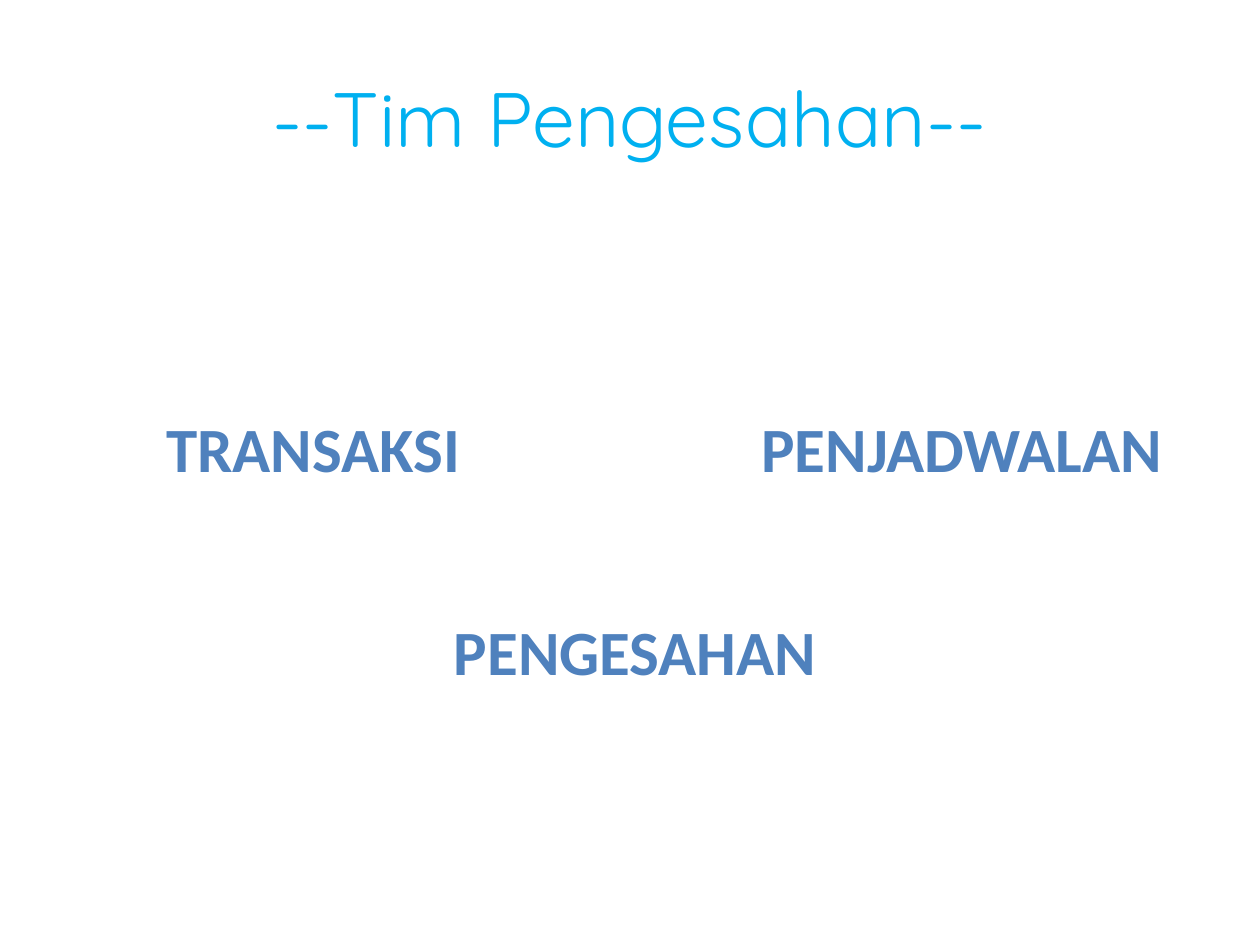
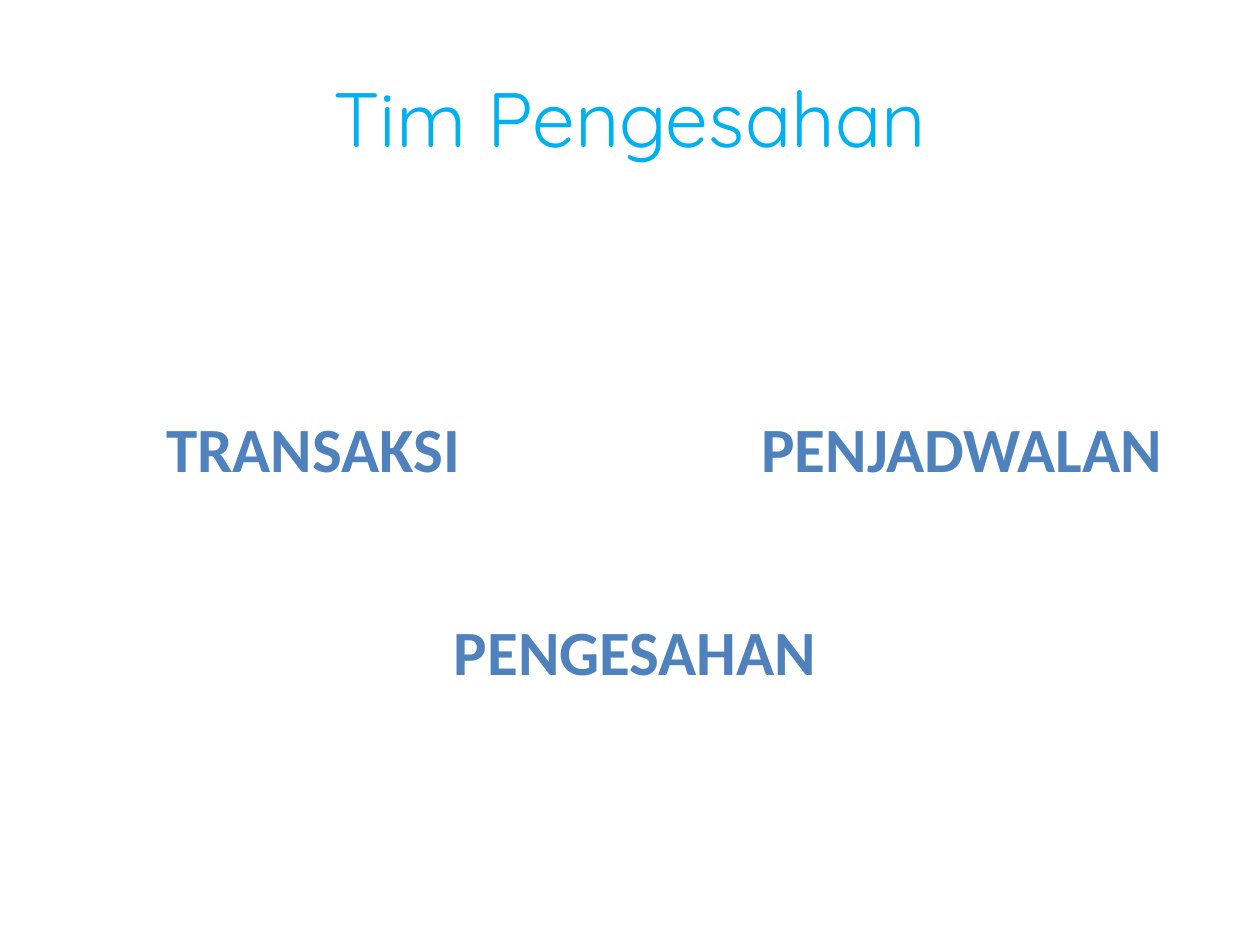
Before and after one commit to ppl-uai-2017/operkredit, a slide deck: slide 6 of dokumen/generICT_sprint1.pptx (slide 5 before the commit). Drawn at 1260x945 pixels with LibreOffice and Linux fonts; fonts in the diff are those of the drawing. Boxes give left, top, right and bottom in pixels: in the first picture for what was removed or moved away, otherwise in the second. Text is boxed around its words. In the diff, an @@ line names an element or a change of style, - is before the commit and + after.

```diff
--- a/dokumen/generICT_sprint1.pptx
+++ b/dokumen/generICT_sprint1.pptx
@@ title at [333, 90, 926, 163]: text changed @@
---Tim Pengesahan--
+Tim Pengesahan
```
Also in this commit, not shown: 3 other slides changed, 1 slide added, 1 slide removed.
